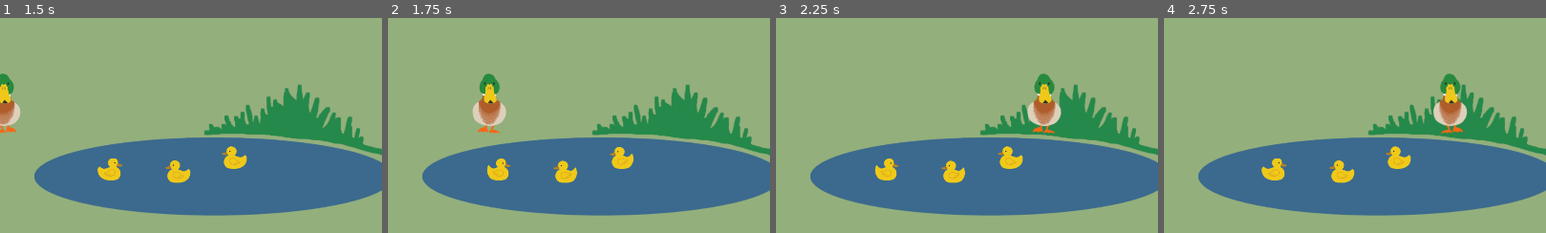
Above: before the commit, frames 1-4 (left to right).
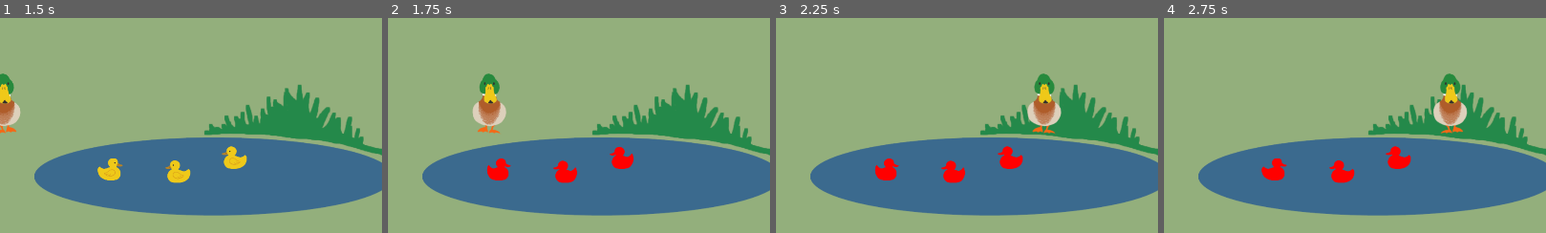
Above: after the commit, the same moments.

Repository: baguette-ballett/baguette-ballett
Game: Godot game, scene res://scenes/intro/intro.tscn
The game is run twice, just before and just after one commit, with the same random seed, the same clock (stepped at 60 frames per second) and the same inputs.
Inputs:
- Up to frame 1 (1.5 s): click "Start" at 0.5 s; tap Enter (ui_accept) at 1.25 s; hold Right (ui_right) from 1.28 s (still down); hold Enter (ui_accept) from 1.28 s (still down)
- Up to frame 2 (1.75 s): keep holding Right (ui_right); keep holding Enter (ui_accept)
- Up to frame 3 (2.25 s): release Right (ui_right) at 2.03 s; release Enter (ui_accept) at 2.03 s; hold Down (ui_down) from 2.03 s (still down); tap Enter (ui_accept) at 2.1 s
- Up to frame 4 (2.75 s): keep holding Down (ui_down); tap Enter (ui_accept) at 2.27, 2.57 s
The pictures show only the part of the screen within x 50-100%, y 50-100%; the shares and areas given below are measured in that part.

Frame 1 is identical in both runs. In frame 2, 1.3% of the frame differs, in the area x 25-65%, y 60-77%; in frame 3, 1.3%; in frame 4, 1.3%, in the area x 25-65%, y 59-77%.

Commit message:
Prepare duckdeath

Diff:
--- a/scenes/level/level.gd
+++ b/scenes/level/level.gd
@@ -1,4 +1,8 @@
 extends Node2D
+
+var d1LiveLeft = 100
+var d2LiveLeft = 100
+var d3LiveLeft = 100
 
 @export var baguettes: PackedScene
 
@@ -23,3 +27,23 @@
 	baguette.linear_velocity = velocity.rotated(randf_range(-PI / 8, 0))
 
 	add_child(baguette)
+
+func _on_duckling_dead_timer_timeout():
+	var d1 = get_node("Duckling1")
+	var d2 = get_node("Duckling2")
+	var d3 = get_node("Duckling3")
+	d1.modulate = Color(d1LiveLeft/10, 0, 0)
+	d2.modulate = Color(d2LiveLeft/10, 0, 0)
+	d3.modulate = Color(d3LiveLeft/10, 0, 0)
+	if d1LiveLeft < 0:
+		d1.rotation = PI
+		d1.stop()
+	if d2LiveLeft < 0:
+		d2.rotation = PI
+		d2.stop()
+	if d3LiveLeft < 0:
+		d3.rotation = PI
+		d3.stop()
+	d1LiveLeft -= 10
+	d2LiveLeft -= 10
+	d3LiveLeft -= 10
--- a/scenes/level/level.tscn
+++ b/scenes/level/level.tscn
@@ -197,6 +197,10 @@
 [node name="DucklingsCalling" type="AudioStreamPlayer2D" parent="."]
 stream = ExtResource("12_m0bv2")
 
+[node name="DucklingDeadTimer" type="Timer" parent="."]
+autostart = true
+
 [connection signal="body_entered" from="ground body/Area2D" to="player" method="_on_area_2d_body_entered"]
 [connection signal="body_exited" from="ground body/Area2D" to="player" method="_on_area_2d_body_exited"]
 [connection signal="timeout" from="SpawnTimer" to="." method="_on_spawn_timer_timeout"]
+[connection signal="timeout" from="DucklingDeadTimer" to="." method="_on_duckling_dead_timer_timeout"]
